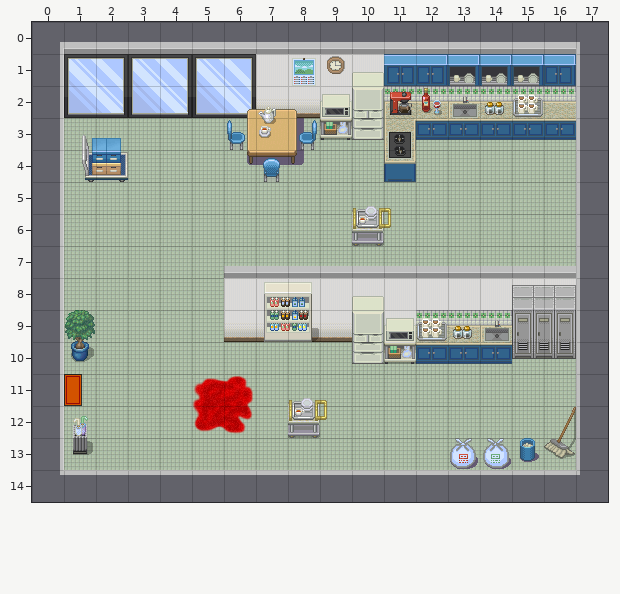
One commit to this Tiled map: game/core/assets/maps/kitchen.tmx. The picture above is the old version.
Cells are 32x32 px. Shown: x 0..17, y 0..14.
The same view after the edit:
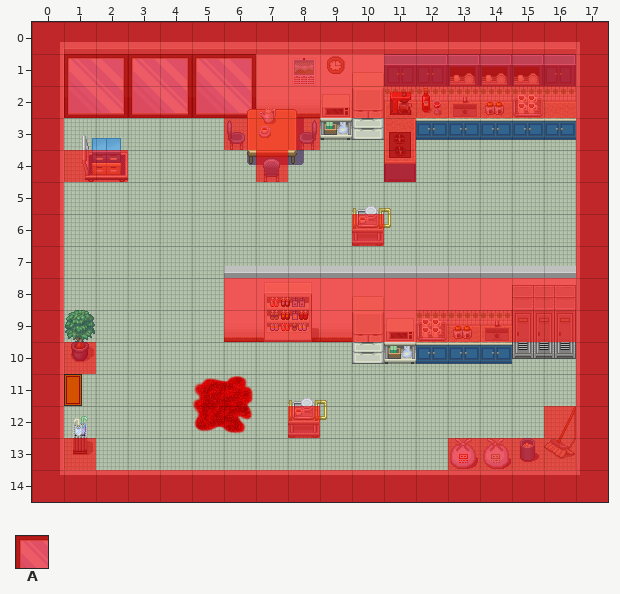
Key: from "meta": A 0.
_ is an empty cell, . an unchanged one.
Tiles of an added or newly shown layer are drawn over the layers below it.
See-through tiles are keyed as they look on the map.
Changes in this commit:
--- layer "Collision" (now shown)
@@ x 0..17 @@
- 0 __________________
- 1 __________________
- 2 __________________
- 3 _.....___.._....._
- 4 ___...._..._....._
- 5 _................_
- 6 _........._......_
- 7 _................_
- 8 _.....____________
- 9 _.....____________
-10 __..............._
-11 _................_
-12 _......._.......__
-13 __..........._____
-14 __________________
+ 0 AAAAAAAAAAAAAAAAAA
+ 1 AAAAAAAAAAAAAAAAAA
+ 2 AAAAAAAAAAAAAAAAAA
+ 3 A.....AAA..A.....A
+ 4 AAA....A...A.....A
+ 5 A................A
+ 6 A.........A......A
+ 7 A................A
+ 8 A.....AAAAAAAAAAAA
+ 9 A.....AAAAAAAAAAAA
+10 AA...............A
+11 A................A
+12 A.......A.......AA
+13 AA...........AAAAA
+14 AAAAAAAAAAAAAAAAAA
Pixel boxes of the changes (left, top, right, bottom) in both pictures:
added: (32, 22, 608, 502)
